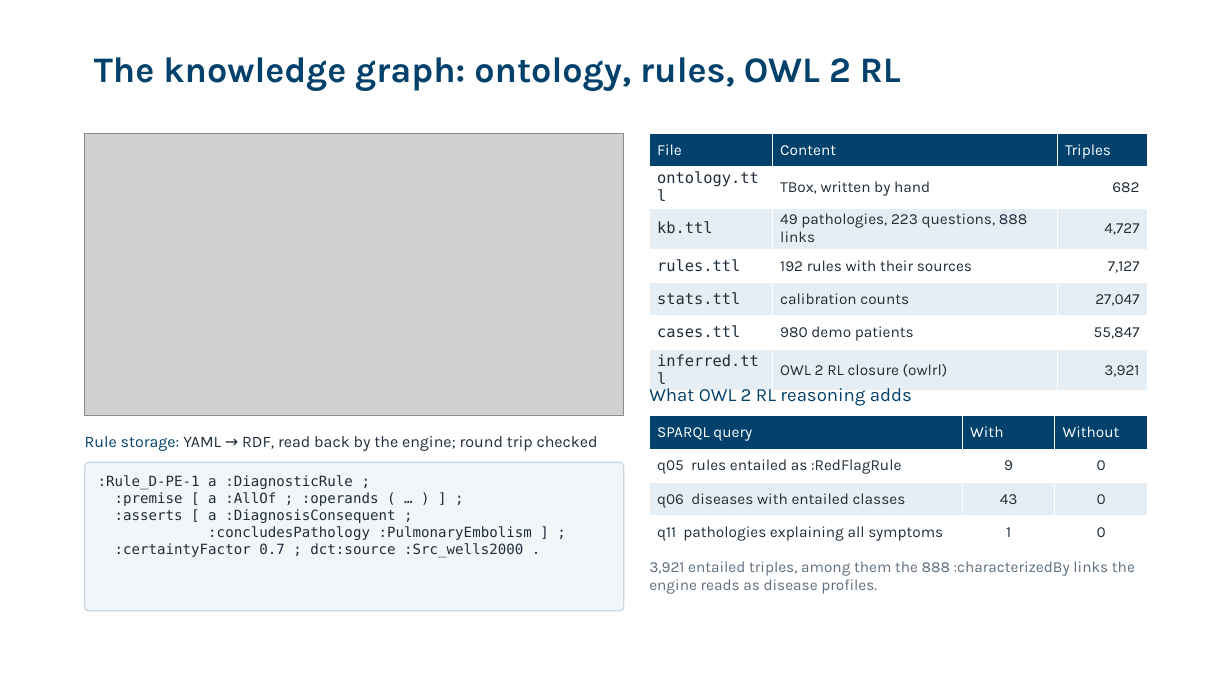
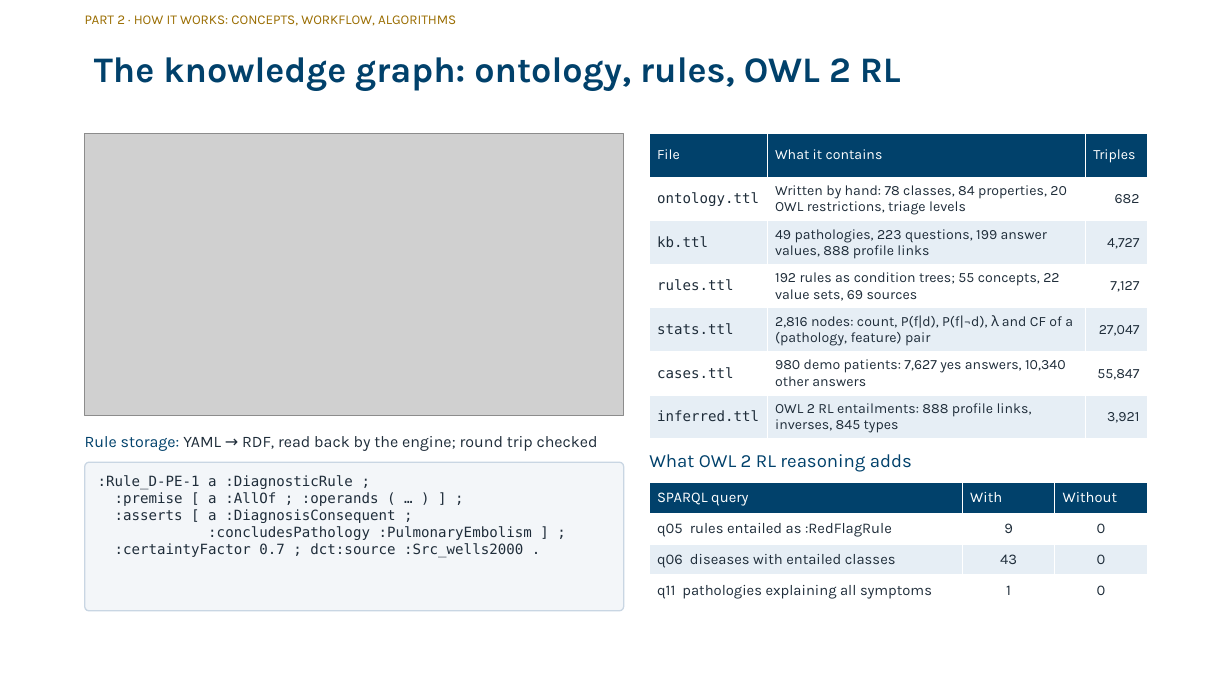
Before and after one commit to zidanarsyad/ddx-expert-system, a slide deck: slide 8 of docs/slides.pptx. Drawn at 1232x693 pixels with LibreOffice and Linux fonts; fonts in the diff are those of the drawing; grey boxes stand for pictures; background and template pictures are left out. Boxes give left, top, right and bottom in pixels: in the first picture for what was removed or moved away, otherwise in the second. Text is boxed around its words. In the diff, an @@ line names an element or a change of style, - is before the commit and + after.

```diff
--- a/docs/slides.pptx
+++ b/docs/slides.pptx
@@ text added at [85,15,456,26], 10.5 pt, text #9A6D00 @@
+PART 2 · HOW IT WORKS: CONCEPTS, WORKFLOW, ALGORITHMS
@@ table at [650,133,1148,439] @@
-row 1, column 2: Content
+row 1, column 2: What it contains
-row 2, column 2: TBox, written by hand
+row 2, column 2: Written by hand: 78 classes, 84 properties, 20 OWL restrictions, triage levels
-row 3, column 2: 49 pathologies, 223 questions, 888 links
+row 3, column 2: 49 pathologies, 223 questions, 199 answer values, 888 profile links
-row 4, column 2: 192 rules with their sources
+row 4, column 2: 192 rules as condition trees; 55 concepts, 22 value sets, 69 sources
-row 5, column 2: calibration counts
+row 5, column 2: 2,816 nodes: count, P(f|d), P(f|¬d), λ and CF of a (pathology, feature) pair
-row 6, column 2: 980 demo patients
+row 6, column 2: 980 demo patients: 7,627 yes answers, 10,340 other answers
-row 7, column 2: OWL 2 RL closure (owlrl)
+row 7, column 2: OWL 2 RL entailments: 888 profile links, inverses, 845 types
@@ size 12 to 11 pt in "File", "Triples", "ontology.ttl", "682" and 10 more places @@
@@ text "What OWL 2 RL reasoning ...": place and size @@
-text "What OWL 2 RL reasoning ..." at [649,388,912,406]
+text "What OWL 2 RL reasoning ..." at [649,454,912,472]
@@ table at [650,482,1148,605] @@
@@ size 12 to 11.5 pt @@
@@ table: place and size @@
-table at [650,416,1148,549]
+table at [650,482,1148,605]
@@ text removed at [649,561,1135,594] @@
-3,921 entailed triples, among them the 888 :characterizedBy links the engine reads as disease profiles.
```
Also in this commit, not shown: 22 other slides changed, 2 other files.
